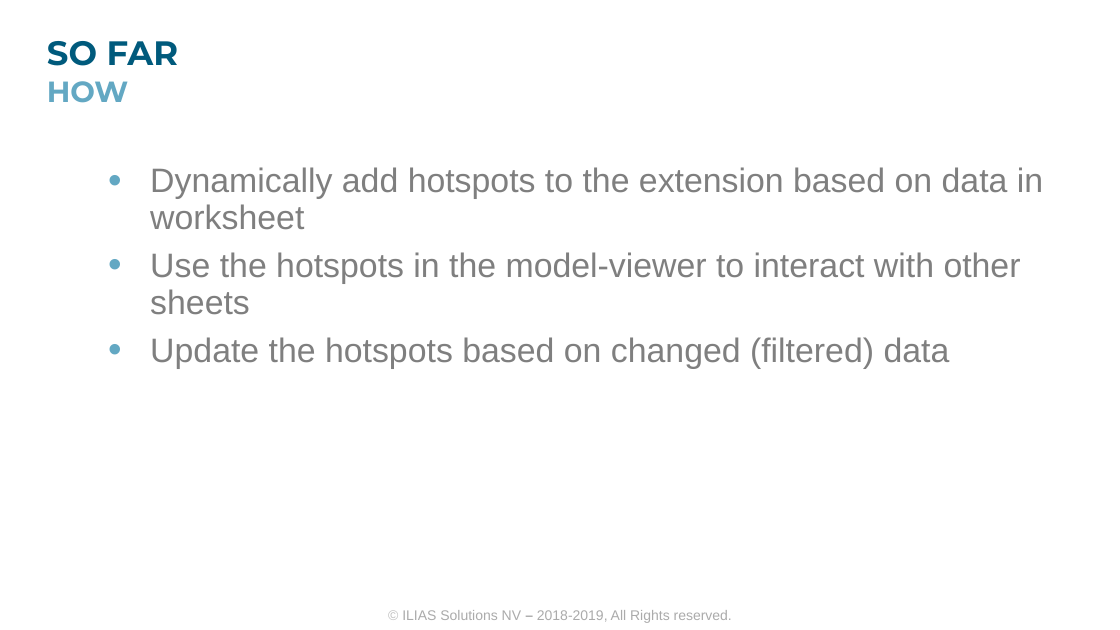
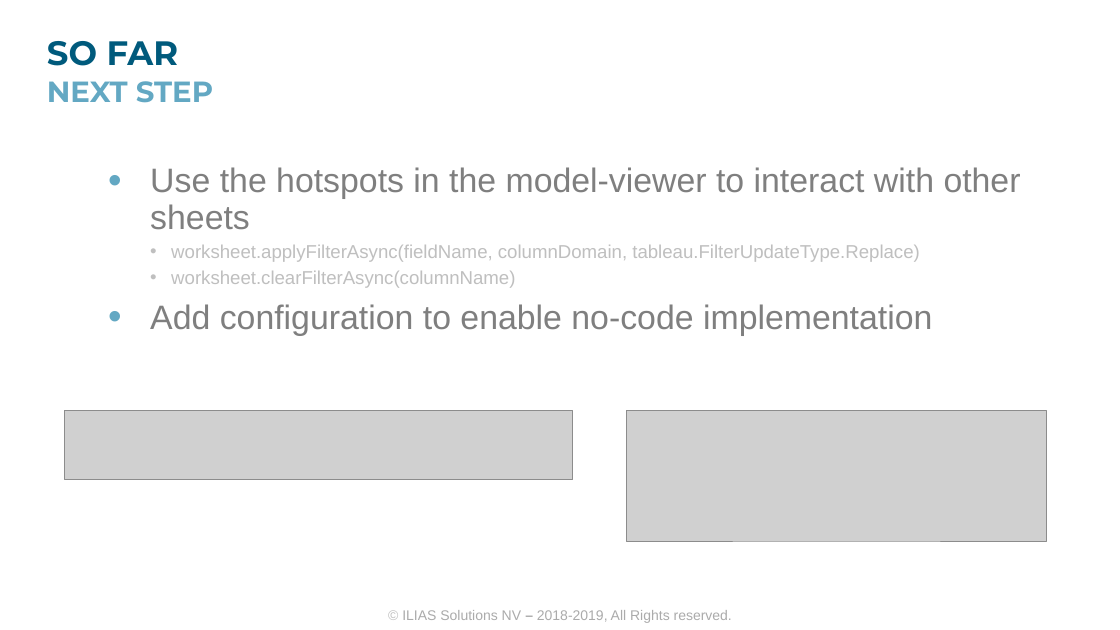
Before and after one commit to niek-ilias/niek-ilias.github.io, a slide deck: slide 8 of 3d-asset/documents/3D Model.pptx. Drawn at 1120x630 pixels with LibreOffice and Linux fonts; fonts in the diff are those of the drawing; grey boxes stand for pictures; background and template pictures are left out. Boxes give left, top, right and bottom in pixels: in the first picture for what was removed or moved away, otherwise in the second. Text is boxed around its words. In the diff, an @@ line names an element or a change of style, - is before the commit and + after.

```diff
--- a/3d-asset/documents/3D Model.pptx
+++ b/3d-asset/documents/3D Model.pptx
@@ text at bbox=[47, 81, 213, 103]: text changed @@
-HOW
+NEXT STEP
@@ text at bbox=[150, 167, 1043, 230]: paragraph removed @@
-• Dynamically add hotspots to the extension based on data in worksheet
@@ text at bbox=[150, 245, 932, 336]: text changed; size 29 to 16 pt; text colour #7F7F7F to #BFBFBF @@
-• Update the hotspots based on changed (filtered) data
+  • worksheet.applyFilterAsync(fieldName, columnDomain, tableau.FilterUpdateType.Replace)
+  • worksheet.clearFilterAsync(columnName)
+• Add configuration to enable no-code implementation
@@ picture added at bbox=[65, 411, 573, 480] @@
@@ picture added at bbox=[627, 411, 1047, 541] @@
```
Also in this commit, not shown: 4 other slides changed, 1 slide added, 2 slides removed, 4 other files.
